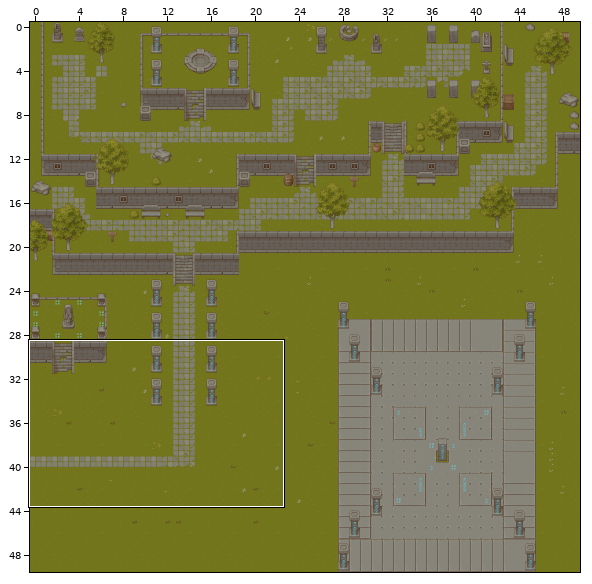
Tiled map, stored at Resources/Maps/RebirthTemple/RebirthTemple.tmx. Above: a wide view before the commit, with the close-up outlined.
Close-up. Before:
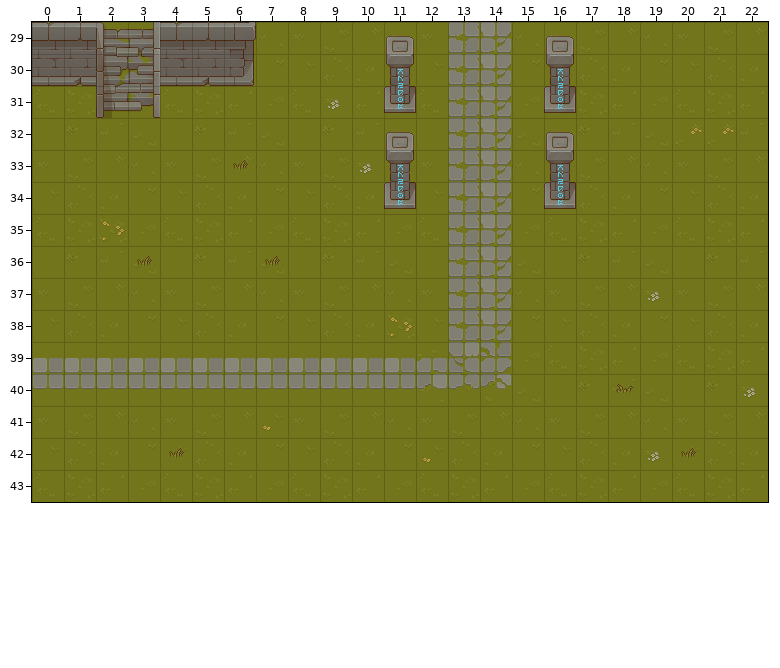
Cells are 32x32 px. Shown: x 0..22, y 29..43.
Once edited:
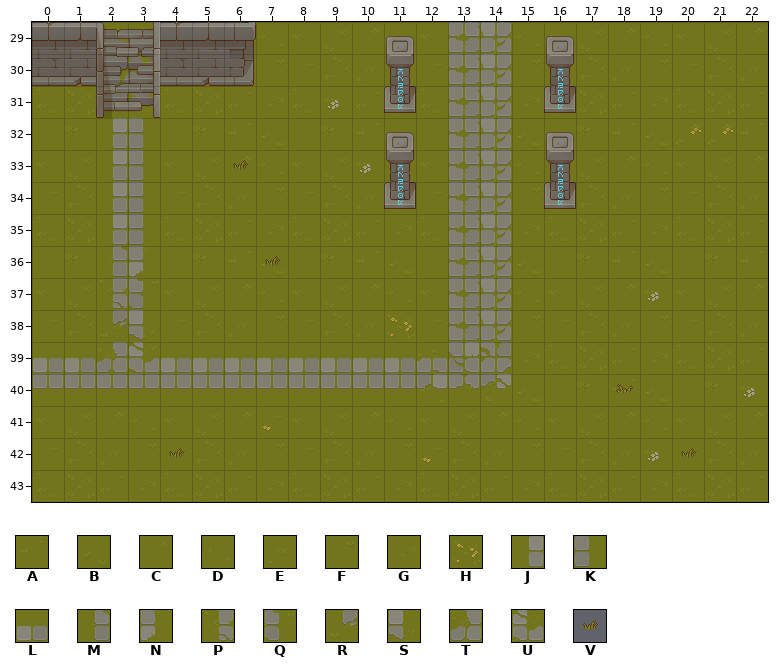
Key: from "RebirthGrass": A 2, B 3, C 10, D 11, E 18, F 19, G 27, H 29, J 34, K 35, L 36, M 42, N 43, P 50, Q 51, R 58, S 59, T 60, U 61; from "RebirthPlants": V 194.
_ is an empty cell.
Commit: 20241130:修改了初始地图，添加了传送点的道路
What changed:
Layer "Ground":
y 32: x 2..3 AB -> JK
y 33: x 2..3 CD -> JK
y 34: x 2..3 EF -> JK
y 35: x 2..3 HG -> JK
y 36: x 2..3 AB -> MN
y 37: x 2..3 CD -> PQ
y 38: x 2..3 EF -> RS
y 39: x 2..3 LL -> TU
Layer "Trees":
y 36: x 3 V -> _
